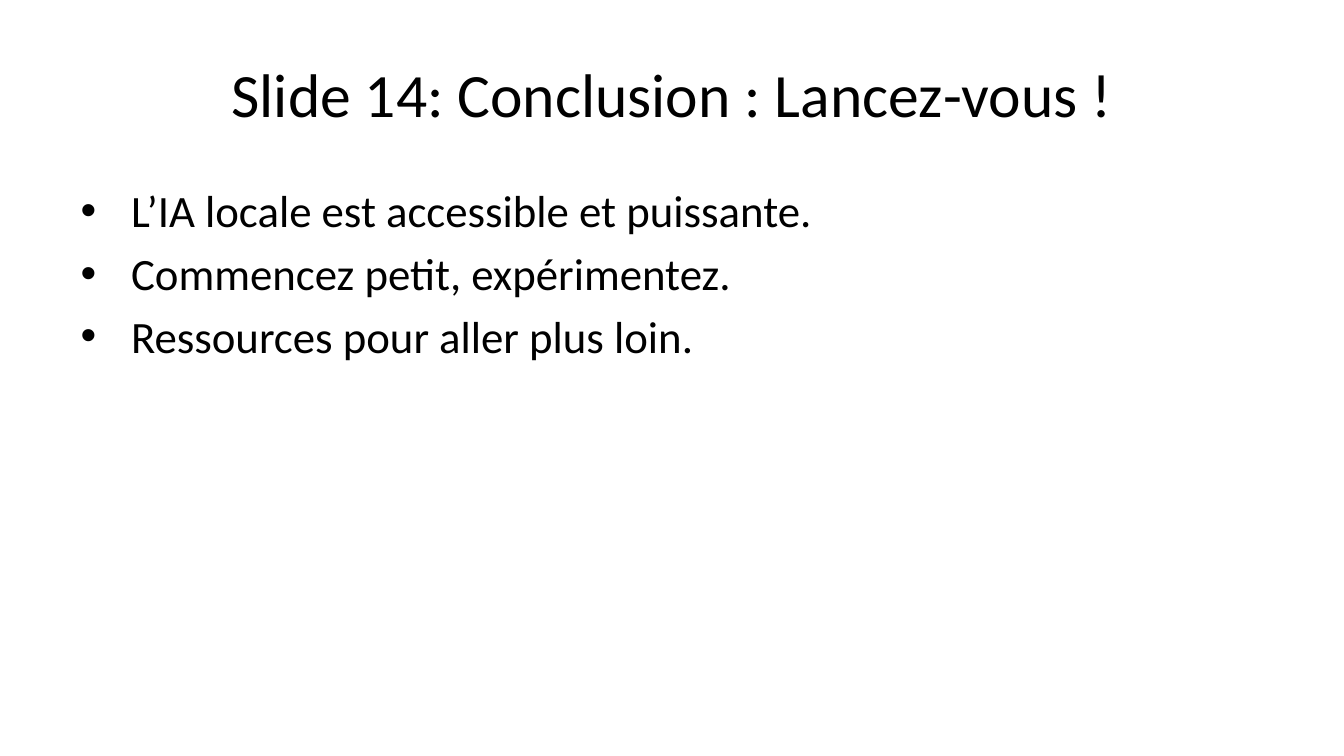
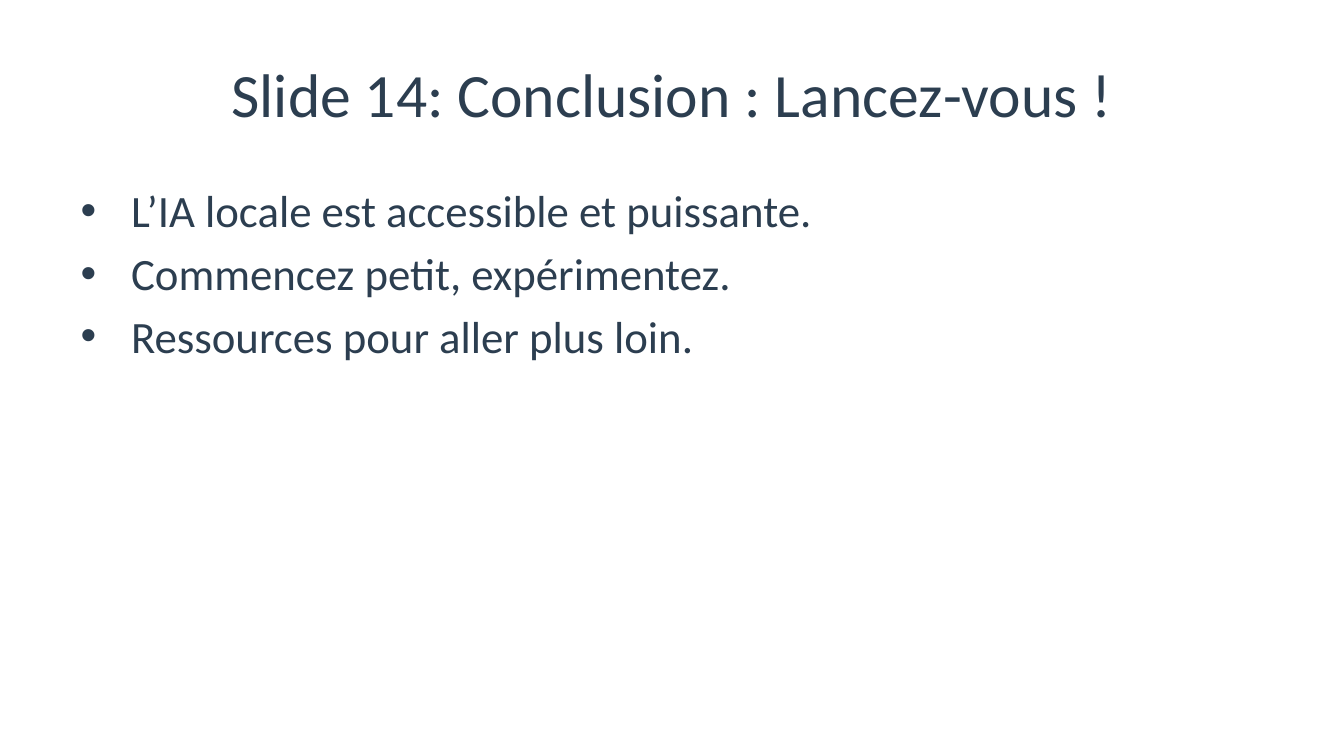
Before and after one commit to kl-IOS/IA_Locale, a slide deck: slide 15 of gemini/grand_public/presentation_grand_public.pptx. Drawn at 1344x756 pixels with LibreOffice and Linux fonts; fonts in the diff are those of the drawing. Boxes give left, top, right and bottom in pixels: in the first picture for what was removed or moved away, otherwise in the second. Text is boxed around its words. In the diff, an @@ line names an element or a change of style, - is before the commit and + after.

```diff
--- a/gemini/grand_public/presentation_grand_public.pptx
+++ b/gemini/grand_public/presentation_grand_public.pptx
@@ title "Slide 14: Conclusion : Lancez-vous ..." at box(232, 74, 1077, 118): text colour #000000 to #2C3E50 @@
@@ text "L’IA locale est accessible et ..." at box(131, 195, 811, 361): text colour #000000 to #2C3E50 @@
```
Also in this commit, not shown: 15 other slides changed, 11 other files.
